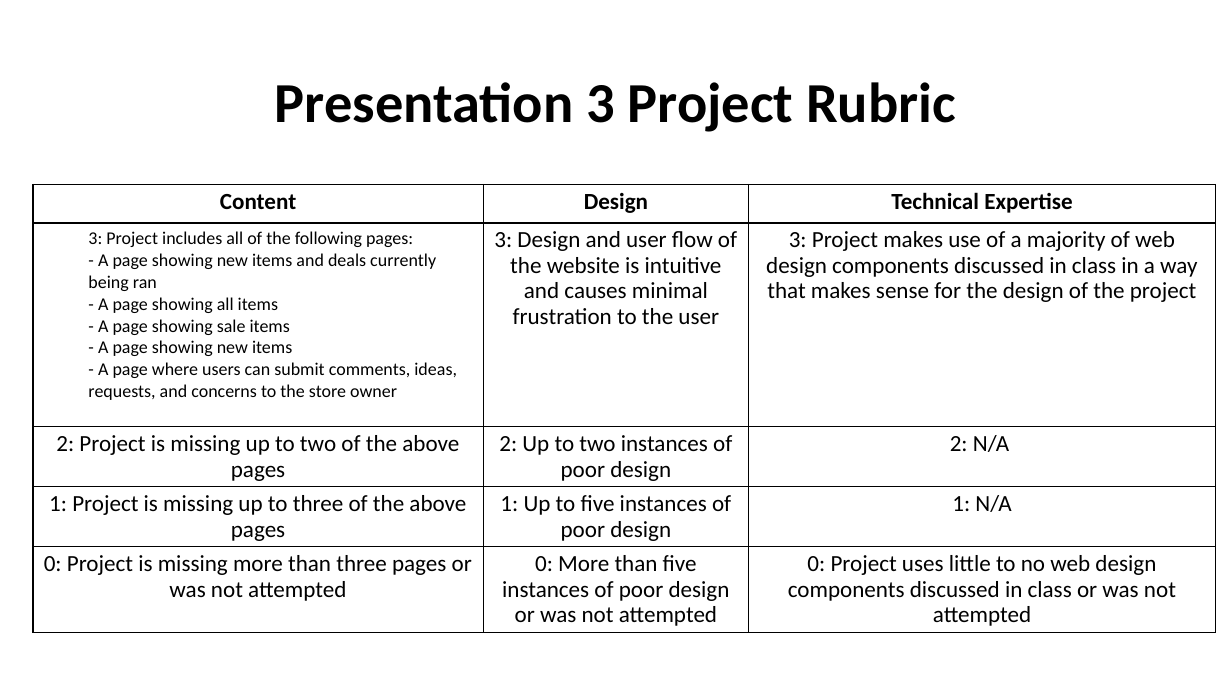
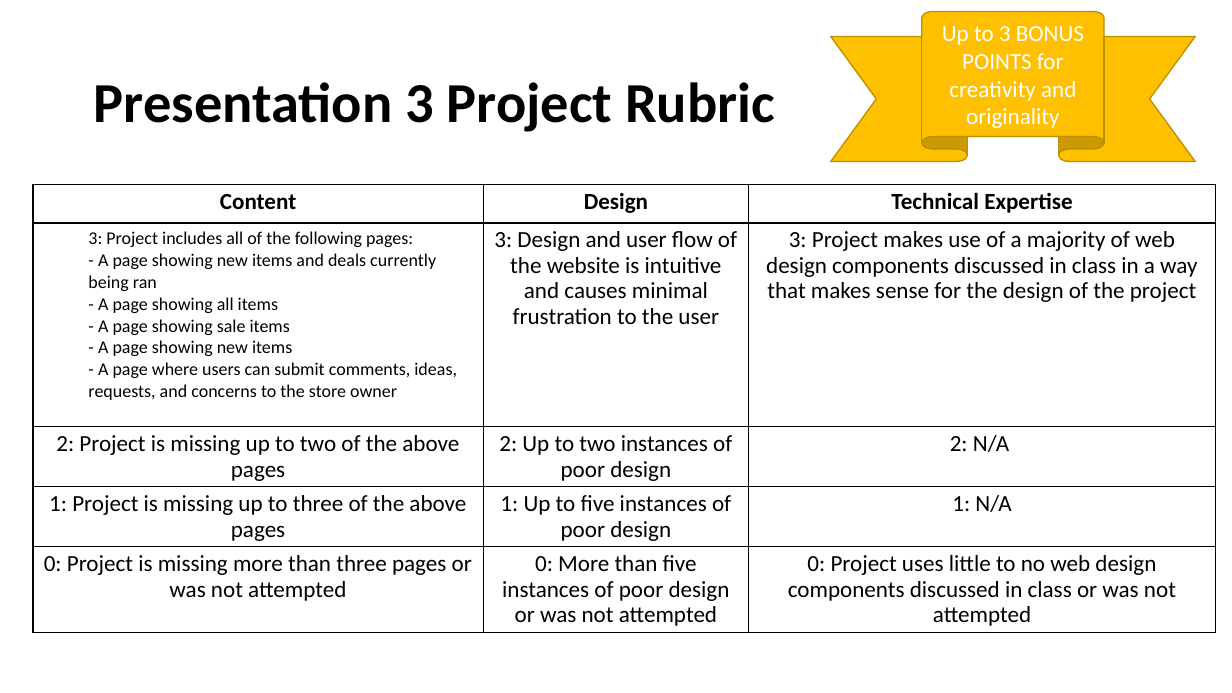
Before and after one commit to MrJoshGross/Course-Curricular-Material, a slide deck: slide 1 of Computer Science Discoveries/Projects/Project 3/Project 3 Rubrics.pptx. Drawn at 1232x693 pixels with LibreOffice and Linux fonts; fonts in the diff are those of the drawing. Boxes give left, top, right and bottom in pixels: in the first picture for what was removed or moved away, otherwise in the second. Text is boxed around its words. In the diff, an @@ line names an element or a change of style, - is before the commit and + after.

Commit message:
Add bonus point alert

```diff
--- a/Computer Science Discoveries/Projects/Project 3/Project 3 Rubrics.pptx
+++ b/Computer Science Discoveries/Projects/Project 3/Project 3 Rubrics.pptx
@@ ribbon added at <box>831,11,1195,161</box>, fill #FFC000, outline #BD8E00 1 pt, 18 pt, text #FFFFFF @@
+Up to 3 BONUS POINTS for creativity and originality
@@ title "Presentation 3 Project Rubric" at <box>94,82,775,132</box>: alignment centre to left @@
```
Also in this commit, not shown: 1 other file.
